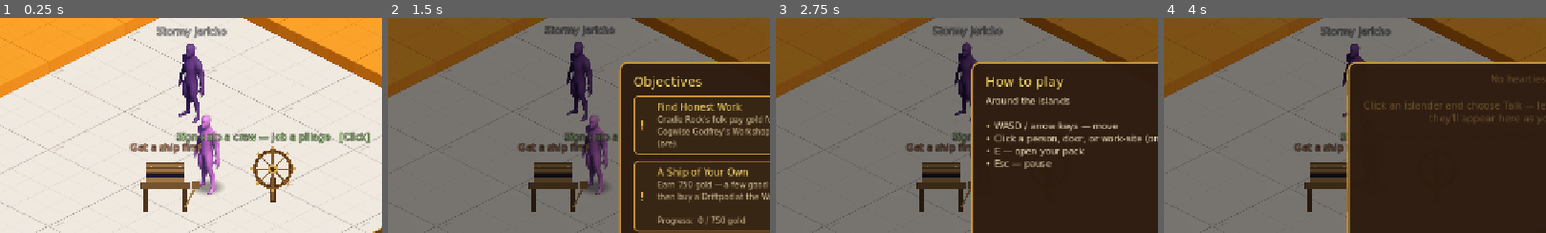
Above: before the commit, frames 1-4 (left to right).
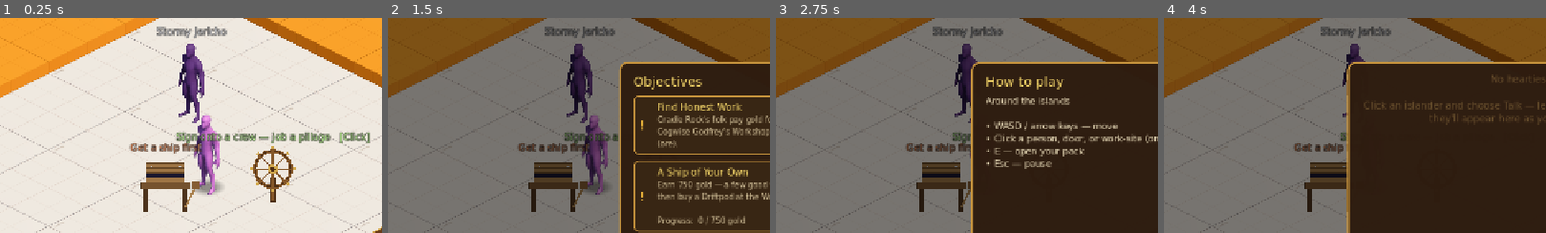
Above: after the commit, the same moments.

Repository: TairoyZone/shivaliva-shanty
Game: Godot game, scene res://levels/skydock_interior/skydock_interior.tscn
The game is run twice, just before and just after one commit, with the same random seed, the same clock (stepped at 60 frames per second) and the same inputs. This scene is started directly instead of the project's main scene.
Inputs (mouse positions are % of the whole screen's width and height, from its top left):
- Up to frame 1 (0.25 s): no input
- Up to frame 2 (1.5 s): click "0" at 0.5 s; click (97, 32) at 1.27 s
- Up to frame 3 (2.75 s): click (97, 40) at 2.02 s
- Up to frame 4 (4 s): click (97, 47) at 2.77 s; click (97, 54) at 3.52 s
The pictures show only the part of the screen within x 23-73%, y 11-61%; the shares and areas given below are measured in that part.

The runs differ from the first frame. In frame 1, less than 0.1% of the frame differs, in the area x 47-54%, y 17-44%; in frame 2, 0.5%, in the area x 41-60%, y 3-49%; in frame 3, 0.2%; in frame 4, less than 0.1%.

Commit message:
polish(npc): remove the idle breathe-bob (it read as floating)
Troy: the gentle up/down Juice.bob on each NPC made the cast look like they were floating, not standing on the ground. Removed it; the rest of the NPC's life (name tag, speech, reactions) stays.

Co-Authored-By: Claude Opus 4.8 (1M context) <noreply@anthropic.com>

Diff:
--- a/components/npc/npc.gd
+++ b/components/npc/npc.gd
@@ -102,7 +102,7 @@
 	_setup_name_tag()
 	if not Engine.is_editor_hint():
 		add_to_group("npc")   # so RoomChat can find present cast for ambient scene chat
-		Juice.bob(self, 2.5, randf_range(1.7, 2.5))   # a gentle idle breathe; varied dur desyncs the cast
+		# (idle "breathe" bob removed 2026-06-12 — Troy: the up/down made the cast read as FLOATING, not grounded)
 		_maybe_post_fight_banter()   # if the player just dueled THIS NPC, they greet the return with a reaction
 
 
